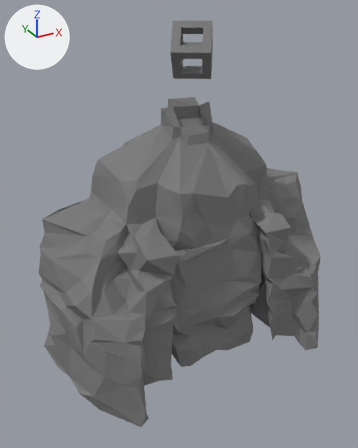
An edit to the Blender file Assets/Models/storymural_A.blend, drawn before and after from the same camera.
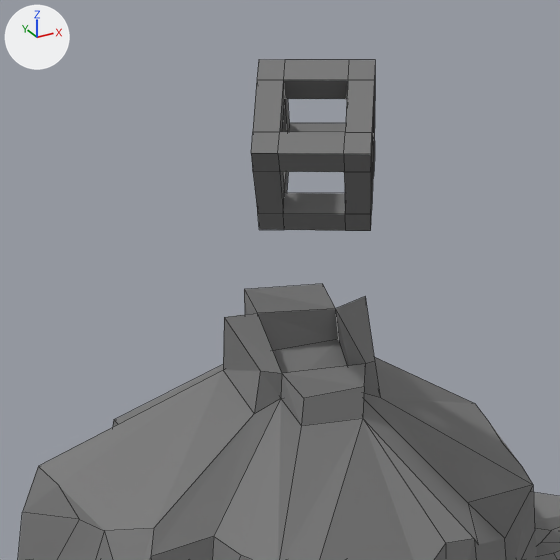
Each version appears first whole from a camera (50 mm lens) standing at (-9.21, -15.52, 10.83) and looking at (-0.64, 0.06, 3.04), and next in a close-up on the part from 24% to 77% of the width and 0% to 43% of the height. Lighting does not change. The marker at upper left points along +X, +Y and +Z. The close-ups show mesh edges as thin lines.

Before the edit, the objects in view are built like this:
```python
me_cube_030 = bpy.data.meshes.new('Cube.030')
me_cube_030.from_pydata(...)  # 652 vertices, 705 faces; spans x -6.21..6.56, y -3.12..2.93, z -3.15..7.7
me_cube_030.materials.append(mat_wordwall)  # its picture is missing
me_cube_031 = bpy.data.meshes.new('Cube.031')
me_cube_031.from_pydata(...)  # 68 vertices, 76 faces; spans x -1.18..1.09, y -1.07..1.25, z 8.49..10.39
me_cube_031.materials.append(mat_wordwall)  # its picture is missing
ob_wordwall = bpy.data.objects.new('wordwall', me_cube_030)
ob_wordwall.location = (0.0, 0.0, 0.0)
ob_wordwall_symbol = bpy.data.objects.new('wordwall_symbol', me_cube_031)
ob_wordwall_symbol.location = (0.0, 0.0, 0.0)
```
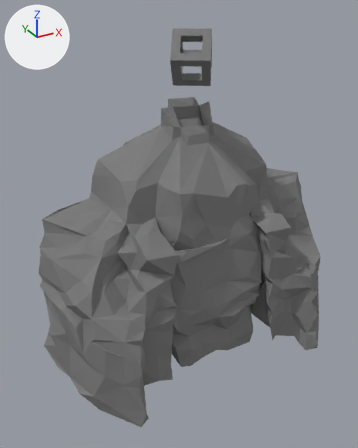
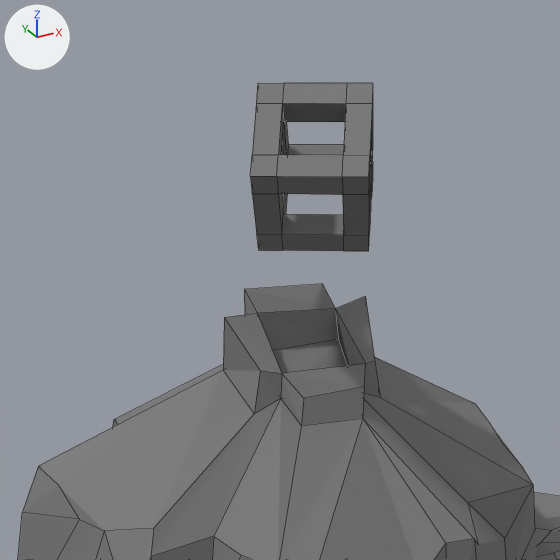
The newer file is also turned or shifted as a whole; pictures and numbers use the older file's frame.

Patch to the scene script:
```diff
--- a/Assets/Models/storymural_A.blend.py
+++ b/Assets/Models/storymural_A.blend.py
@@ me_cube_031 @@
 me_cube_031.from_pydata(...)  # 68 vertices, 76 faces; spans x -1.18..1.09, y -1.07..1.25, z 8.49..10.39
 # used by ob_wordwall_symbol; location = (0.0, 0.0, 0.0)
+# me_cube_031 part 1: the whole mesh is moved by (0.04, 0.1, -0.26)
 me_cube_031.materials.append(mat_wordwall)
```

Where the change shows, as pixel boxes [x1, y1, x2, y2] in the close-ups (560 x 560 px):
'wordwall_symbol', mesh moved
    before: [251, 59, 375, 231]
    after: [250, 83, 373, 251]
